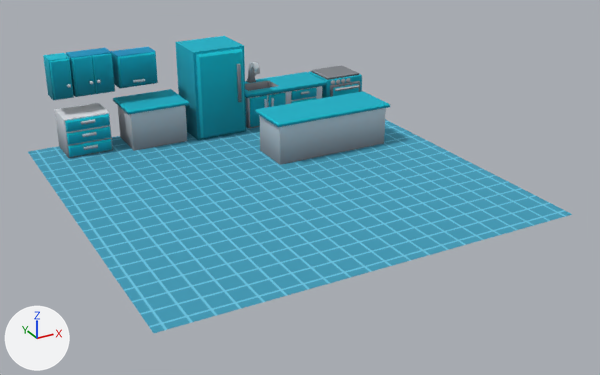
One commit to the FBX model Assets/Models/Stage 1/s1_Kitchen_v1.fbx: the scene before it, then after it.
Before and after are seen from a 50 mm lens placed at (53.18, 1.69, 7.35), pointed at (61.22, 16.3, 0.05). Lighting does not change. The marker at lower left points along +X, +Y and +Z. Where no turn or scale is listed for an object, it has been applied to the vertices. Vertices at the same position are counted once.

Objects in the first picture: 's1_Kitchen_v1'.
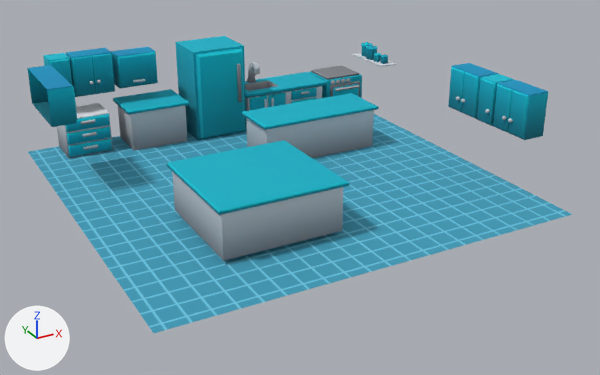
Boxes (x1, y1, x2, y2) around the edits, measured in the pictures (600 x 375 px; the box of a moved part takes in the faces that stretch with it):
's1_Kitchen_v1', reshaped
    before: (28, 36, 572, 333)
    after: (27, 36, 572, 333)
part 1 of me_plane_056, added (cyan)
    after: (493, 80, 548, 140)
part 2 of me_plane_056, added (cyan)
    after: (477, 74, 514, 126)
part 3 of me_plane_056, added (cyan)
    after: (448, 63, 498, 119)
part 4 of me_plane_056, added
    after: (361, 42, 372, 57)
part 5 of me_plane_056, added
    after: (366, 45, 377, 60)
part 6 of me_plane_056, added
    after: (374, 52, 381, 62)
part 7 of me_plane_056, added
    after: (381, 54, 388, 64)
part 8 of me_plane_056, added (cyan)
    after: (166, 140, 349, 261)
part 9 of me_plane_056, added (cyan)
    after: (27, 65, 77, 127)
part 10 of me_plane_056, moved or reshaped
    before: (255, 91, 390, 165)
    after: (242, 53, 396, 158)

Edits to the bpy script that builds the scene:
```text
Change me_plane_056:
    used by ob_s1_kitchen_v1; location = (61.0, 17.0, 0.0)
    remove me_plane_056.from_pydata(...)  # 618 vertices, 499 faces; spans x -4.5..4.5, y -4.5..4.5, z 0.0..2.32
    add me_plane_056.from_pydata(...)  # 1064 vertices, 892 faces; spans x -4.5..4.52, y -4.5..4.5, z 0.0..2.44
    me_plane_056 part 1: the loose piece of 36 vertices spanning x -3.32..-2.35, y 3.94..4.49, z 1.35..2.32 is copied, and the copy is turned -90 degrees about the z axis through its middle, then moved by (7.08, -7.13, 0.0); it spans x 3.97..4.52, y -3.41..-2.43, z 1.35..2.32
    me_plane_056 part 2: the loose piece of 20 vertices spanning x -3.85..-3.36, y 3.94..4.49, z 1.35..2.32 is copied, and the copy is turned -90 degrees about the z axis through its middle, then moved by (7.85, -6.36, 0.0); it spans x 3.97..4.52, y -2.39..-1.91, z 1.35..2.32
    me_plane_056 part 3: the loose piece of 36 vertices spanning x -3.32..-2.35, y 3.94..4.49, z 1.35..2.32 is copied, and the copy is turned -90 degrees about the z axis through its middle, then moved by (7.08, -5.6, 0.0); it spans x 3.97..4.52, y -1.87..-0.9, z 1.35..2.32
    me_plane_056 part 4: a new loose piece of 42 vertices spanning x 4.12..4.46, y 2.86..3.15, z 1.63..2.0, in mat_atlas (picture img_texture_atlas_png)
    me_plane_056 part 5: a new loose piece of 42 vertices spanning x 4.05..4.39, y 2.52..2.81, z 1.63..2.0, in mat_atlas (picture img_texture_atlas_png)
    me_plane_056 part 6: a new loose piece of 42 vertices spanning x 4.1..4.32, y 2.28..2.46, z 1.63..1.86, in mat_atlas (picture img_texture_atlas_png)
    me_plane_056 part 7: a new loose piece of 42 vertices spanning x 4.15..4.37, y 2.03..2.22, z 1.63..1.86, in mat_atlas (picture img_texture_atlas_png)
    me_plane_056 part 8: a new loose piece of 20 vertices spanning x -2.73..-0.05, y -3.11..-0.52, z 0.1..1.15, in mat_atlas (picture img_texture_atlas_png)
    me_plane_056 part 9: a new loose piece of 20 vertices spanning x -4.5..-3.95, y 1.29..3.09, z 1.63..2.44, in mat_atlas (picture img_texture_atlas_png)
    me_plane_056 part 10: 20 vertices moved from x 0.42..3.51, y 0.7..1.92, z 0.0..1.05 to x 0.07..3.16, y 0.7..1.92, z 0.0..1.05; 8 vertices added at x 4.03..4.5, y 1.93..3.28, z 1.61..1.64
```
